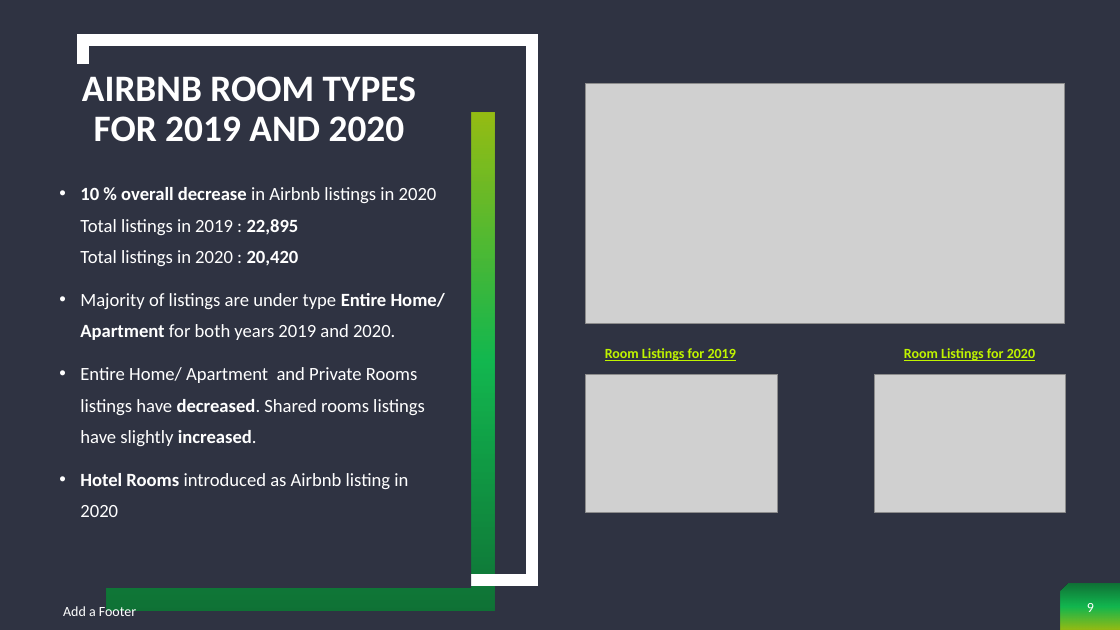
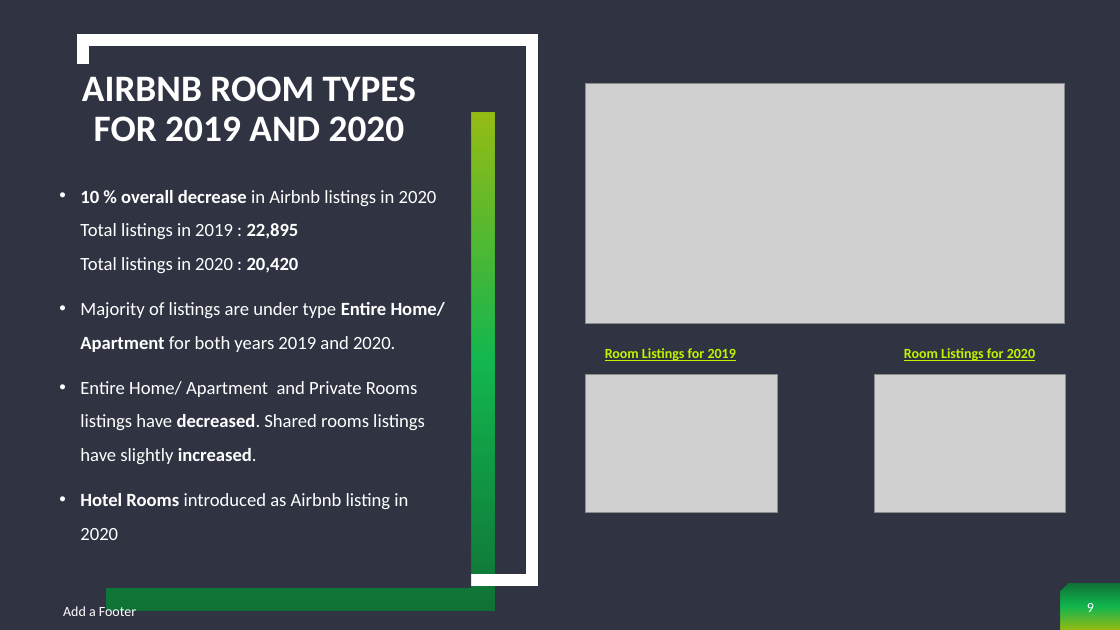
Before and after one commit to cjdance/Project_1, a slide deck: slide 9 of AirBnb Project - Sherin, Neena and Cody.pptx. Drawn at 1120x630 pixels with LibreOffice and Linux fonts; fonts in the diff are those of the drawing; grey boxes stand for pictures. Boxes give left, top, right and bottom in pixels: in the first picture for what was removed or moved away, otherwise in the second. Text is boxed around its words. In the diff, an @@ line names an element or a change of style, - is before the commit and + after.

```diff
--- a/AirBnb Project - Sherin, Neena and Cody.pptx
+++ b/AirBnb Project - Sherin, Neena and Cody.pptx
@@ text "10 % overall decrease in ..." at (x1=80, y1=190, x2=445, y2=509): line spacing 1.4 to 1.5 @@
```
Also in this commit, not shown: 4 other slides changed.
